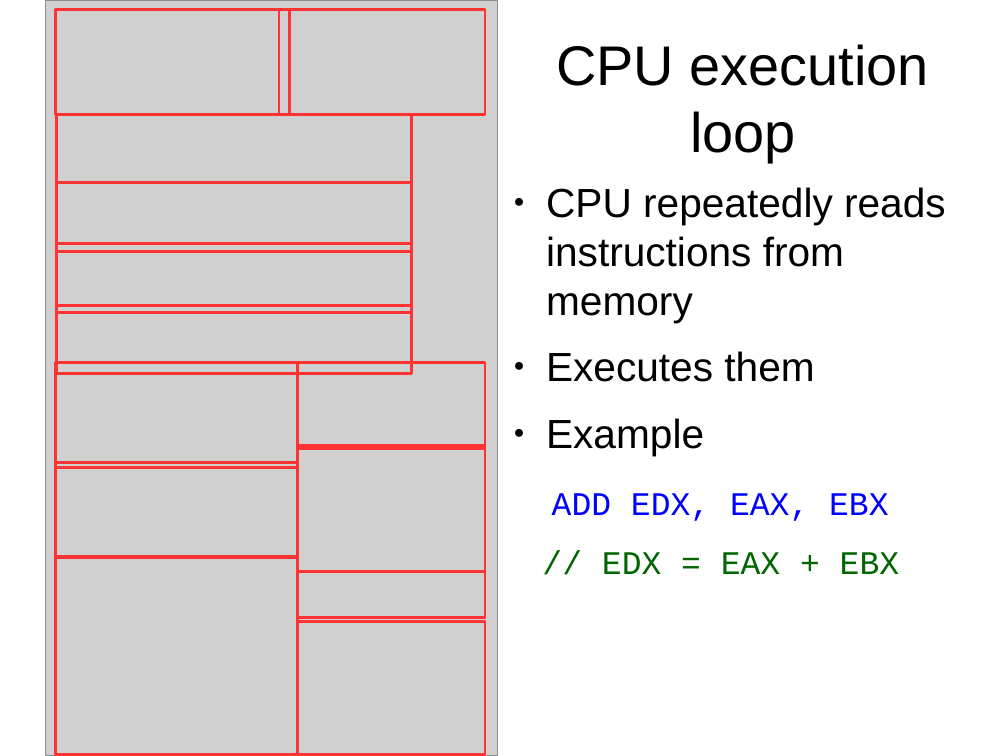
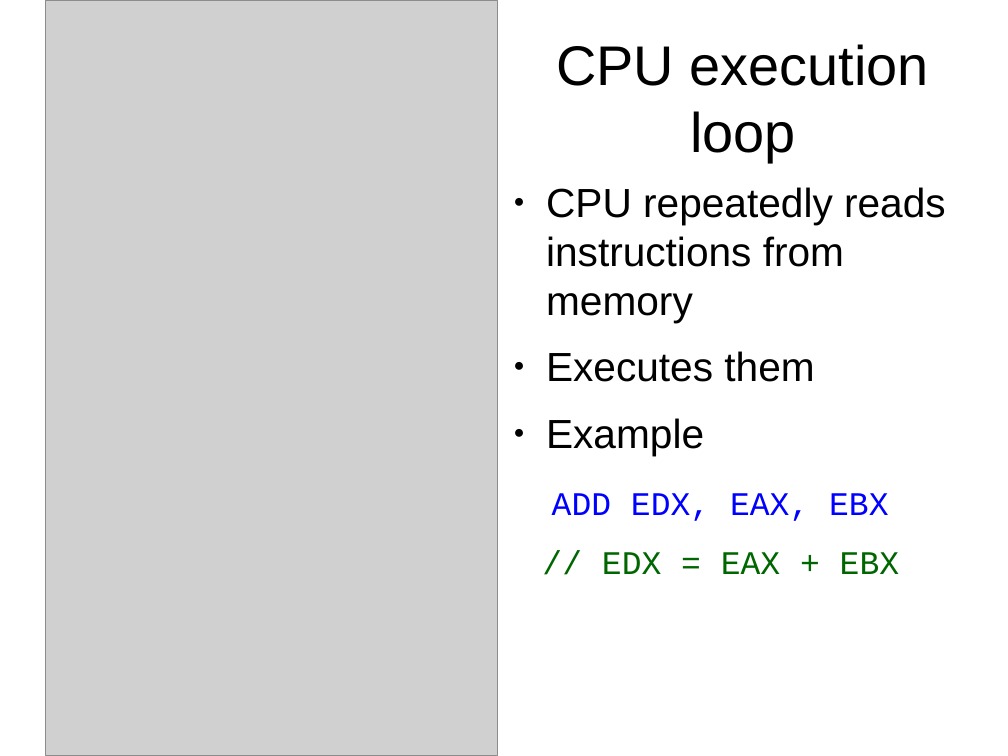
Before and after one commit to antonburtsev/cs5460, a slide deck: slide 8 of lecture03-pc-hardware/lecture03-pc-hardware.odp. Drawn at 1008x756 pixels with LibreOffice and Linux fonts; fonts in the diff are those of the drawing; grey boxes stand for pictures. Boxes give left, top, right and bottom in pixels: in the first picture for what was removed or moved away, otherwise in the second. Text is boxed around its words. In the diff, an @@ line names an element or a change of style, - is before the commit and + after.

```diff
--- a/lecture03-pc-hardware/lecture03-pc-hardware.odp
+++ b/lecture03-pc-hardware/lecture03-pc-hardware.odp
@@ rectangle removed at (x1=56, y1=9, x2=290, y2=114) @@
@@ rectangle removed at (x1=279, y1=9, x2=485, y2=114) @@
@@ rectangle removed at (x1=57, y1=114, x2=412, y2=183) @@
@@ rectangle removed at (x1=57, y1=183, x2=412, y2=252) @@
@@ rectangle removed at (x1=57, y1=244, x2=412, y2=313) @@
@@ rectangle removed at (x1=57, y1=306, x2=412, y2=374) @@
@@ rectangle removed at (x1=56, y1=362, x2=297, y2=467) @@
@@ rectangle removed at (x1=297, y1=362, x2=486, y2=448) @@
@@ rectangle removed at (x1=297, y1=445, x2=486, y2=572) @@
@@ rectangle removed at (x1=56, y1=463, x2=297, y2=557) @@
@@ rectangle removed at (x1=56, y1=556, x2=297, y2=755) @@
@@ rectangle removed at (x1=297, y1=572, x2=486, y2=617) @@
@@ rectangle removed at (x1=297, y1=622, x2=486, y2=755) @@
```
Also in this commit, not shown: 1 slide added, 11 slides removed, 22 other files.
